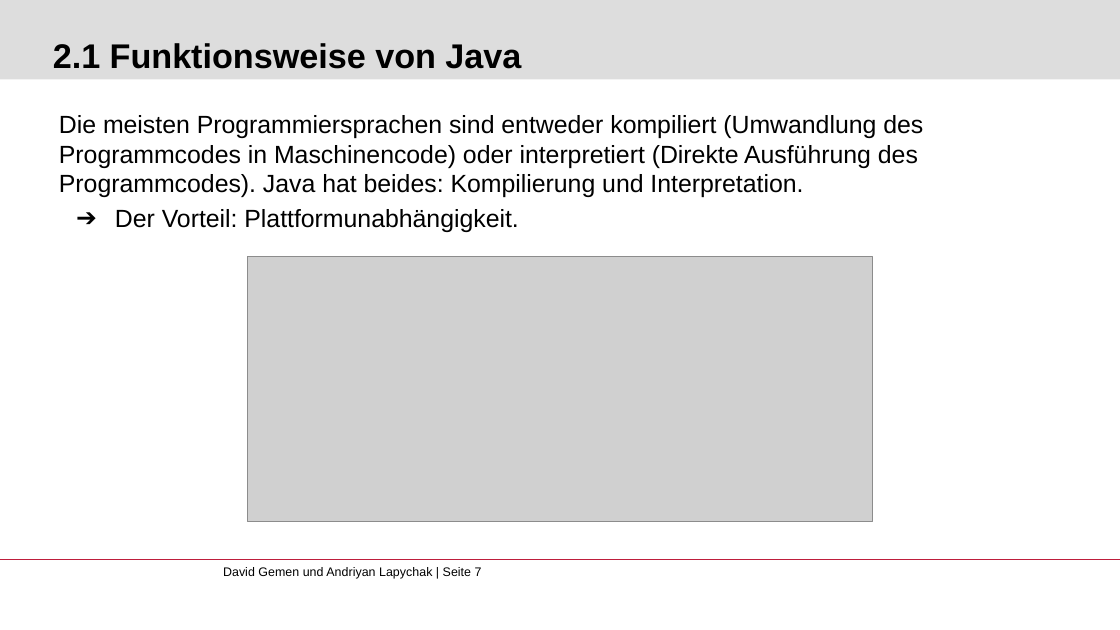
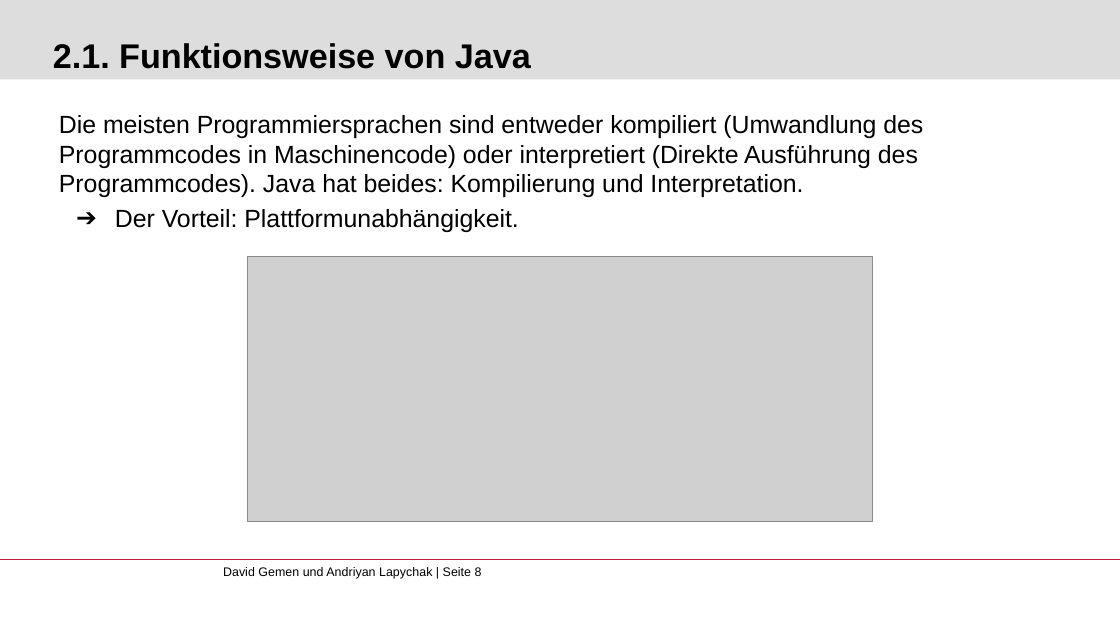
Before and after one commit to gemdav/Programmieren-1-Tutorium, a slide deck: slide 8 of slides/01_installation_introduction.pptx (slide 7 before the commit). Drawn at 1120x630 pixels with LibreOffice and Linux fonts; fonts in the diff are those of the drawing; grey boxes stand for pictures; background and template pictures are left out. Boxes give left, top, right and bottom in pixels: in the first picture for what was removed or moved away, otherwise in the second. Text is boxed around its words. In the diff, an @@ line names an element or a change of style, - is before the commit and + after.

```diff
--- a/slides/01_installation_introduction.pptx
+++ b/slides/01_installation_introduction.pptx
@@ title at bbox=[53, 43, 531, 69]: text changed @@
-2.1 Funktionsweise von Java
+2.1. Funktionsweise von Java
@@ text at bbox=[223, 567, 482, 579]: text changed @@
-David Gemen und Andriyan Lapychak | Seite 7
+David Gemen und Andriyan Lapychak | Seite 8
```
Also in this commit, not shown: 7 other slides changed, 1 slide added, 24 other files.
